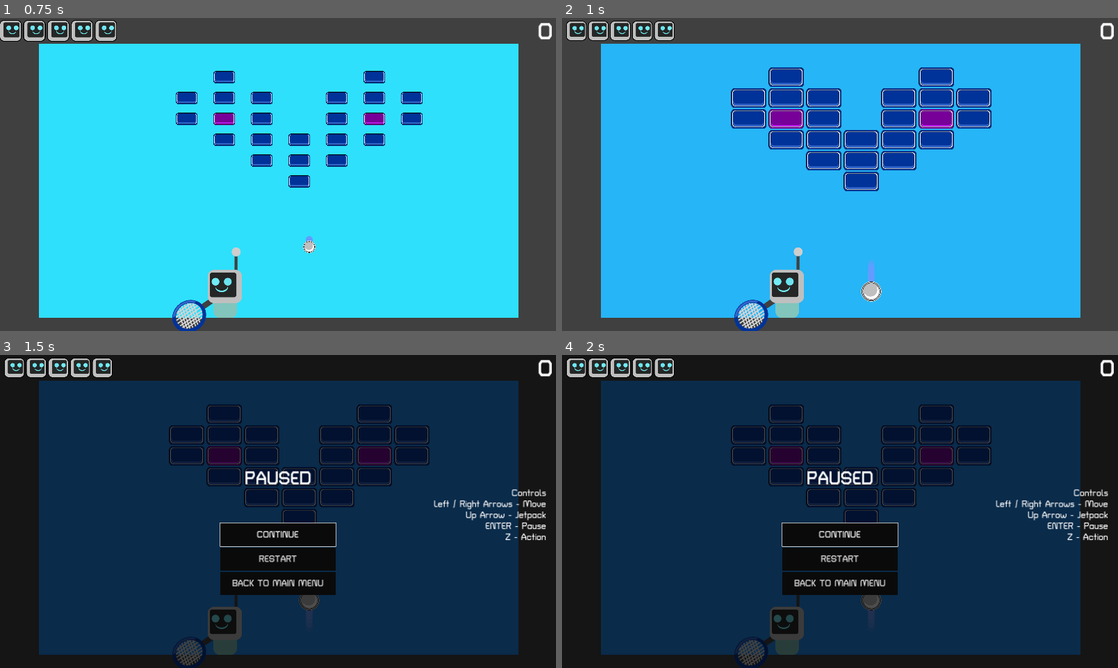
Above: before the commit, frames 1-4 (two rows, left to right).
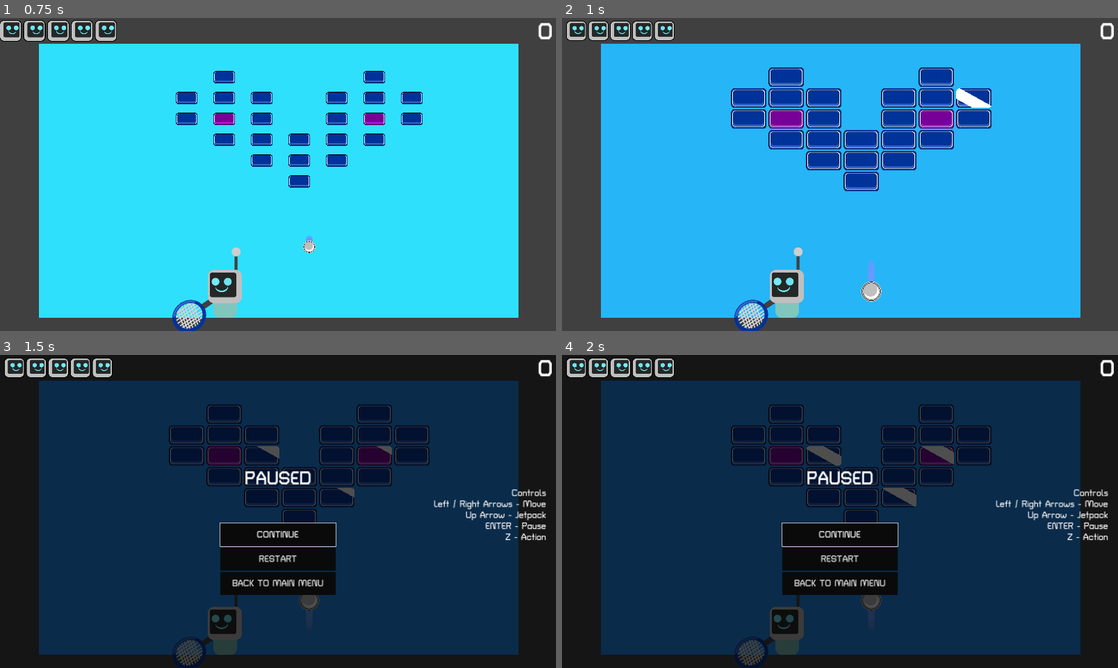
Above: after the commit, the same moments.

Repository: mathew-tran/bricktennis
Game: Godot game, scene res://Scenes/Title.tscn
The game is run twice, just before and just after one commit, with the same random seed, the same clock (stepped at 60 frames per second) and the same inputs.
Inputs:
- Up to frame 1 (0.75 s): click "PLAY" at 0.5 s
- Up to frame 2 (1 s): no input
- Up to frame 3 (1.5 s): tap Enter (pause) at 1.25 s; hold Right (move_right) from 1.28 s (still down); hold Up (jetpack) from 1.28 s (still down)
- Up to frame 4 (2 s): keep holding Right (move_right); keep holding Up (jetpack)

Frame 1 is identical in both runs. In frame 2, 0.2% of the frame differs, in the area x 70-78%, y 22-29%; in frame 3, 0.2%; in frame 4, 0.5%, in the area x 44-71%, y 29-49%.

Commit message:
add shader for brick from godot shaders

Diff:
--- /dev/null
+++ b/Prefab/Brick.gdshader
@@ -0,0 +1,33 @@
+// Godot shader: https://godotshaders.com/shader/2d-item-highlight-shader/
+shader_type canvas_item;
+
+// The color that flashes when highlighting the sprite
+uniform vec4 highlight_color : source_color = vec4(1.0, 1.0, 1.0, 1.0);
+
+// Used to control the time between flashes
+uniform float frequency : hint_range(0.0, 25.0) = 0.35;
+
+// Speed of each flash
+uniform float highlight_speed : hint_range(0.0, 25.0) = 6.0;
+
+// How much area each flash covers (width)
+uniform float highlight_width : hint_range(0.0, 50.0) = 15.0;
+
+uniform float time : hint_range(0.0, 90.0) = 1.0;
+
+void fragment( )
+{
+	vec4 input_color = texture(TEXTURE, UV);
+	float width = 0.001 * frequency * highlight_width / 2.0;
+
+	// can play with + or - sign for each UV
+	// to control which direction the highlight moves
+	// ex. -UV.x - UV.y makes the highlight go from
+	// top left to bottom right
+	float value = floor(sin(frequency * ((UV.x - UV.y) + TIME + time * highlight_speed)) + width);
+
+	// used to control when to use input color vs highlight color
+	float highlight = value > 0.5? 1.0: 0.0;
+	vec3 new_color = input_color.rgb * (1.0 - highlight) + highlight_color.rgb * highlight;
+	COLOR = vec4(new_color, input_color.a);
+}
--- a/Prefab/Brick.tscn
+++ b/Prefab/Brick.tscn
@@ -1,7 +1,8 @@
-[gd_scene load_steps=6 format=3 uid="uid://de2jnlnc8fvw3"]
+[gd_scene load_steps=7 format=3 uid="uid://de2jnlnc8fvw3"]
 
 [ext_resource type="Texture2D" uid="uid://5vdk4dscxegd" path="res://Art/Brick.svg" id="1_2axqd"]
 [ext_resource type="Script" path="res://Scripts/Brick.gd" id="1_eeq22"]
+[ext_resource type="Material" uid="uid://cbvcffm1mio2w" path="res://Shader/Brick.tres" id="2_pdssi"]
 [ext_resource type="PackedScene" uid="uid://320ja1wtdbl4" path="res://Prefab/BrickParticle.tscn" id="3_yhsgc"]
 [ext_resource type="AudioStream" uid="uid://douqk3ux1eynh" path="res://Audio/SFX/laser2.mp3" id="4_b11c8"]
 
@@ -21,6 +22,7 @@
 shape = SubResource("RectangleShape2D_5q150")
 
 [node name="Sprite2D" type="Sprite2D" parent="."]
+material = ExtResource("2_pdssi")
 texture = ExtResource("1_2axqd")
 
 [node name="CPUParticles2D" parent="." instance=ExtResource("3_yhsgc")]
--- a/Prefab/BrickPurple.tscn
+++ b/Prefab/BrickPurple.tscn
@@ -1,7 +1,8 @@
-[gd_scene load_steps=6 format=3 uid="uid://dr6xkalt84ha0"]
+[gd_scene load_steps=7 format=3 uid="uid://dr6xkalt84ha0"]
 
 [ext_resource type="Script" path="res://Scripts/Brick.gd" id="1_sm1ln"]
 [ext_resource type="Texture2D" uid="uid://b3ree1cyuat26" path="res://Art/BrickPurple.svg" id="2_atigm"]
+[ext_resource type="Material" uid="uid://cbvcffm1mio2w" path="res://Shader/Brick.tres" id="2_e7673"]
 [ext_resource type="PackedScene" uid="uid://320ja1wtdbl4" path="res://Prefab/BrickParticle.tscn" id="3_tw7t2"]
 [ext_resource type="AudioStream" uid="uid://douqk3ux1eynh" path="res://Audio/SFX/laser2.mp3" id="4_lpqnq"]
 
@@ -22,6 +23,7 @@
 shape = SubResource("RectangleShape2D_5q150")
 
 [node name="Sprite2D" type="Sprite2D" parent="."]
+material = ExtResource("2_e7673")
 texture = ExtResource("2_atigm")
 
 [node name="CPUParticles2D" parent="." instance=ExtResource("3_tw7t2")]
--- a/Scripts/Brick.gd
+++ b/Scripts/Brick.gd
@@ -8,14 +8,30 @@
 signal Killed
 
 @export var PointsGained = 20
+@export var ShineDuration : float = 1.0
+@export var ShineIntensity : float = 1.0
+
+@onready var HighlightMaterial = preload("res://Shader/Brick.tres")
 
 func _enter_tree():
 	$Sprite2D.scale = Vector2.ZERO
+var time_passed : float = 0.0
 
 func _ready():
-
+	time_passed = randf_range(0.0, 80.0)
 	var tween = get_tree().create_tween()
 	tween.tween_property($Sprite2D, "scale", Vector2(1,1), .3)
+
+
+
+
+func _process(delta: float) -> void:
+	time_passed += delta
+	if HighlightMaterial:
+		$Sprite2D.material.set_shader_parameter("shine_duration", ShineDuration)
+		$Sprite2D.material.set_shader_parameter("shine_intensity", ShineIntensity)
+		$Sprite2D.material.set_shader_parameter("time", time_passed)
+
 
 func _on_area_2d_body_entered(body):
 	if body is Ball:
--- /dev/null
+++ b/Shader/Brick.tres
@@ -0,0 +1,12 @@
+[gd_resource type="ShaderMaterial" load_steps=2 format=3 uid="uid://cbvcffm1mio2w"]
+
+[ext_resource type="Shader" path="res://Prefab/Brick.gdshader" id="1_nrptl"]
+
+[resource]
+resource_local_to_scene = true
+shader = ExtResource("1_nrptl")
+shader_parameter/highlight_color = Color(1, 1, 1, 0.419608)
+shader_parameter/frequency = 0.1
+shader_parameter/highlight_speed = 5.0
+shader_parameter/highlight_width = 10.0
+shader_parameter/time = 1.0
